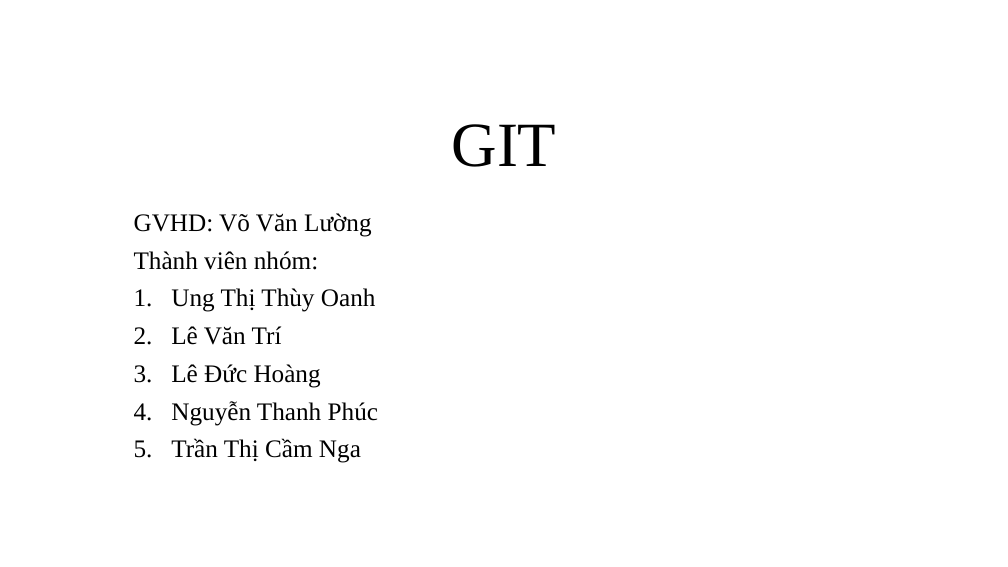
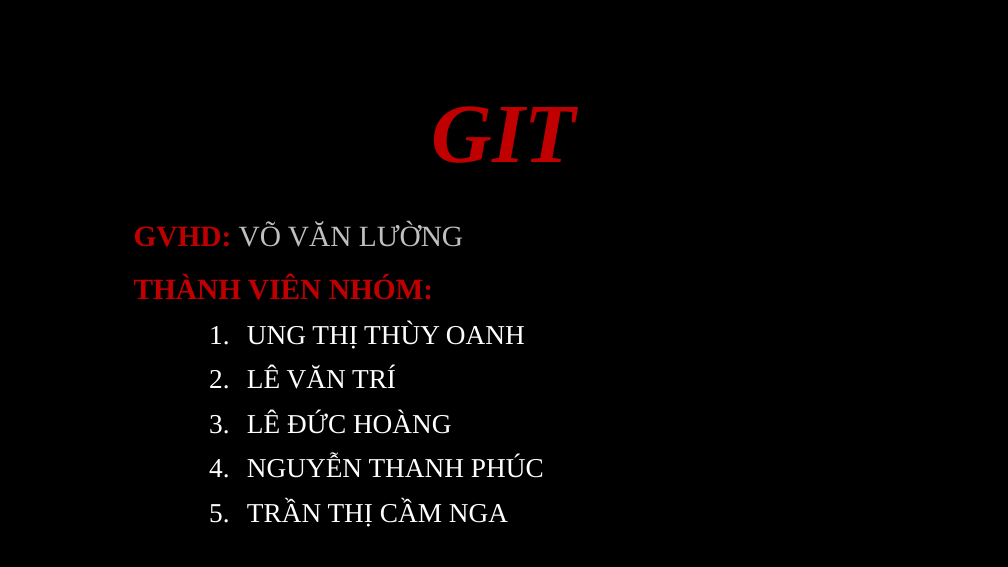
Before and after one commit to ungthithuyoanh/toolpart1, a slide deck: slide 1 of GIT.pptx. Drawn at 1008x567 pixels with LibreOffice and Linux fonts; fonts in the diff are those of the drawing; background and template pictures are left out. Boxes give left, top, right and bottom in pixels: in the first picture for what was removed or moved away, otherwise in the second. Text is boxed around its words. In the diff, an @@ line names an element or a change of style, - is before the commit and + after.

Commit message:
slide

```diff
--- a/GIT.pptx
+++ b/GIT.pptx
@@ background #FFFFFF to picture (left out) @@
@@ title "GIT": place and size @@
-title "GIT" at (452,124,557,167)
+title "GIT" at (432,106,577,163)
@@ title "GIT" at (432,106,577,163): size 60 to 80 pt, text colour #000000 to #C00000, bold on, italic on @@
@@ subtitle at (134,223,544,527): text changed; size 24 to 26 pt; text colour #000000 to #FFFFFF @@
-GVHD: Võ Văn Lường
-Thành viên nhóm:
-1. Ung Thị Thùy Oanh
-2. Lê Văn Trí
-3. Lê Đức Hoàng
-4. Nguyễn Thanh Phúc
-5. Trần Thị Cầm Nga
+GVHD: VÕ VĂN LƯỜNG
+THÀNH VIÊN NHÓM:
+    1. UNG THỊ THÙY OANH
+    2. LÊ VĂN TRÍ
+    3. LÊ ĐỨC HOÀNG
+    4. NGUYỄN THANH PHÚC
+    5. TRẦN THỊ CẦM NGA
```
Also in this commit, not shown: 9 slides added, 1 other file.
